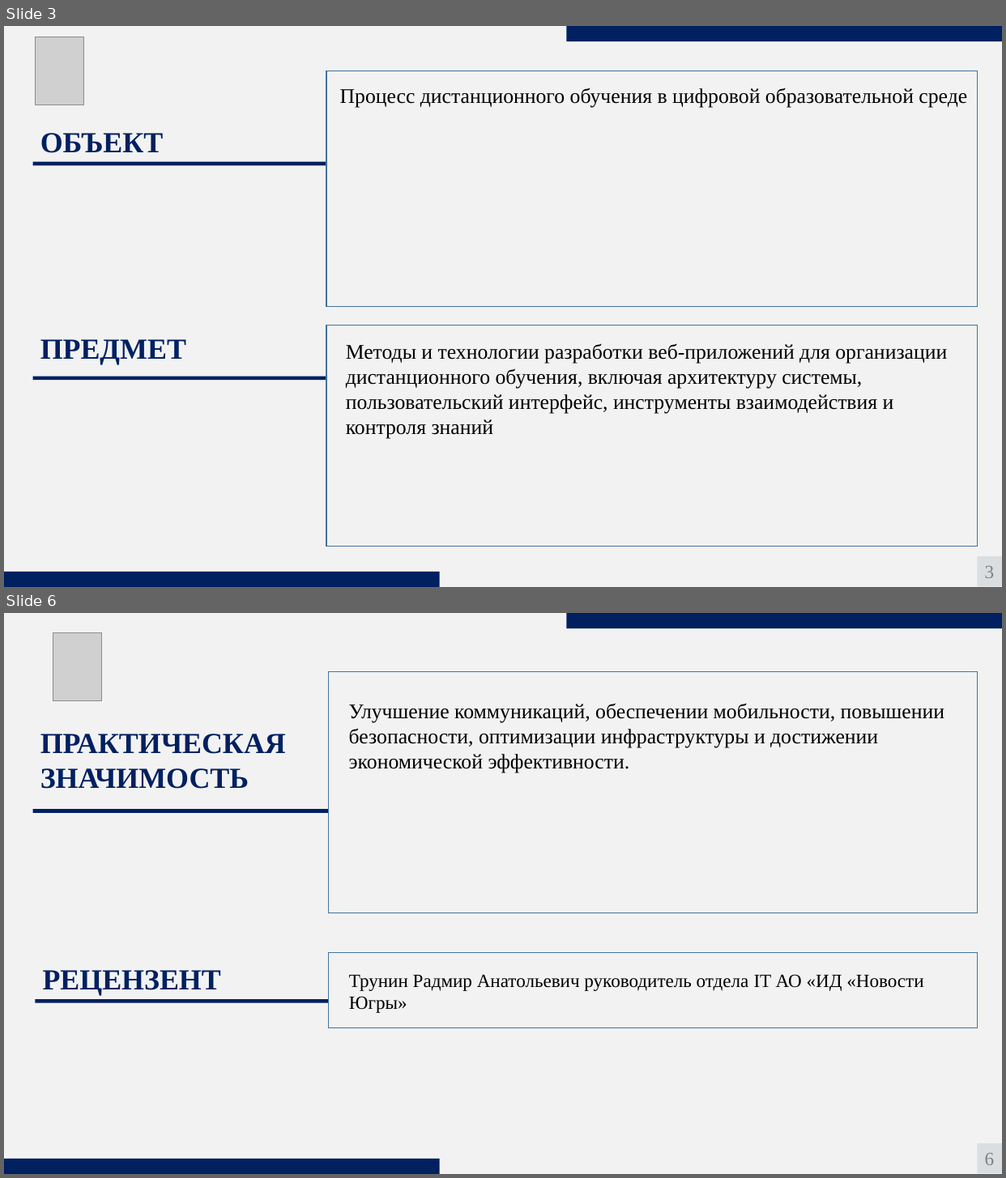
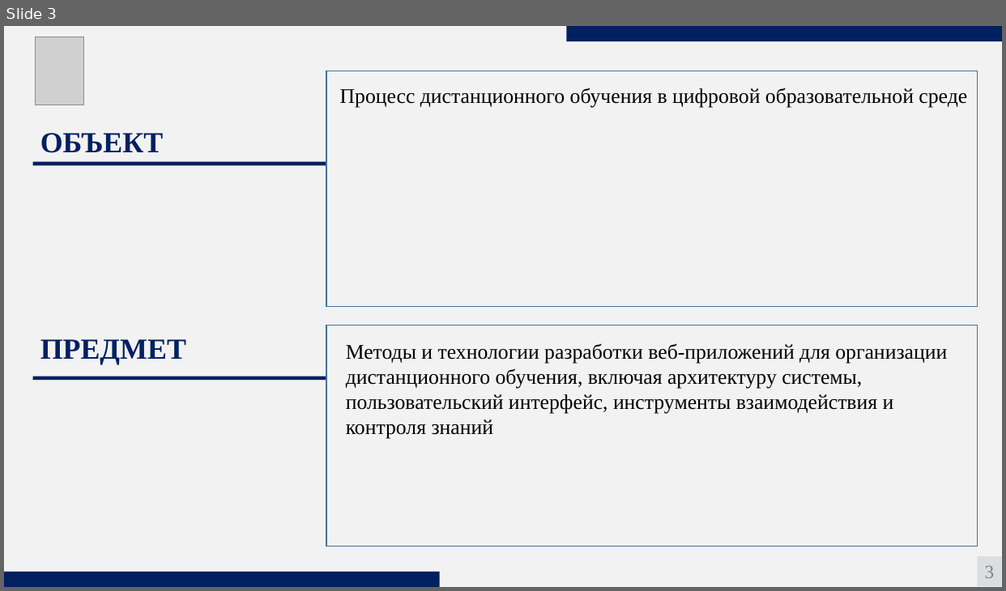
Before and after one commit to aftercraig/Education-Graduate, a slide deck: Дополнительные материалы/Диплом Боритько.pptx. Shown one above the other, each under a label of ours: slides 3 and 6 before the commit, slide 3 after it; the slides between them are not shown. The pictures are 1006x1178 and 1006x591 pixels, drawn with LibreOffice and Linux fonts; fonts in the diff are those of the drawing; grey boxes stand for pictures. Boxes give left, top, right and bottom in pixels: in the first picture for what was removed or moved away, otherwise in the second. Text is boxed around its words. In the diff, an @@ line names an element or a change of style, - is before the commit and + after.

```diff
--- a/Дополнительные материалы/Диплом Боритько.pptx
+++ b/Дополнительные материалы/Диплом Боритько.pptx
@@ slide 6 removed at [4, 613, 1002, 1174], background #F2F2F2 @@
@@ picture removed at [53, 632, 101, 700] @@
@@ rectangle removed at [566, 613, 1002, 628] @@
@@ rectangle removed at [329, 672, 978, 914] @@
@@ text removed at [349, 703, 944, 773] @@
-Улучшение коммуникаций, обеспечении мобильности, повышении безопасности, оптимизации инфраструктуры и достижении экономической эффективности.
@@ text removed at [40, 734, 286, 789] @@
-ПРАКТИЧЕСКАЯ ЗНАЧИМОСТЬ
@@ rectangle removed at [33, 809, 329, 813] @@
@@ text removed at [43, 970, 221, 996] @@
-РЕЦЕНЗЕНТ
@@ rectangle removed at [329, 953, 978, 1029] @@
@@ text removed at [349, 974, 923, 1013] @@
-Трунин Радмир Анатольевич руководитель отдела IT АО «ИД «Новости Югры»
@@ rectangle removed at [36, 999, 329, 1003] @@
@@ rectangle removed at [978, 1144, 1002, 1174] @@
-6
@@ rectangle removed at [4, 1159, 440, 1174] @@
```
Also in this commit, not shown: 3 slides changed, 5 slides added, 7 other slides removed, 2 other files.
